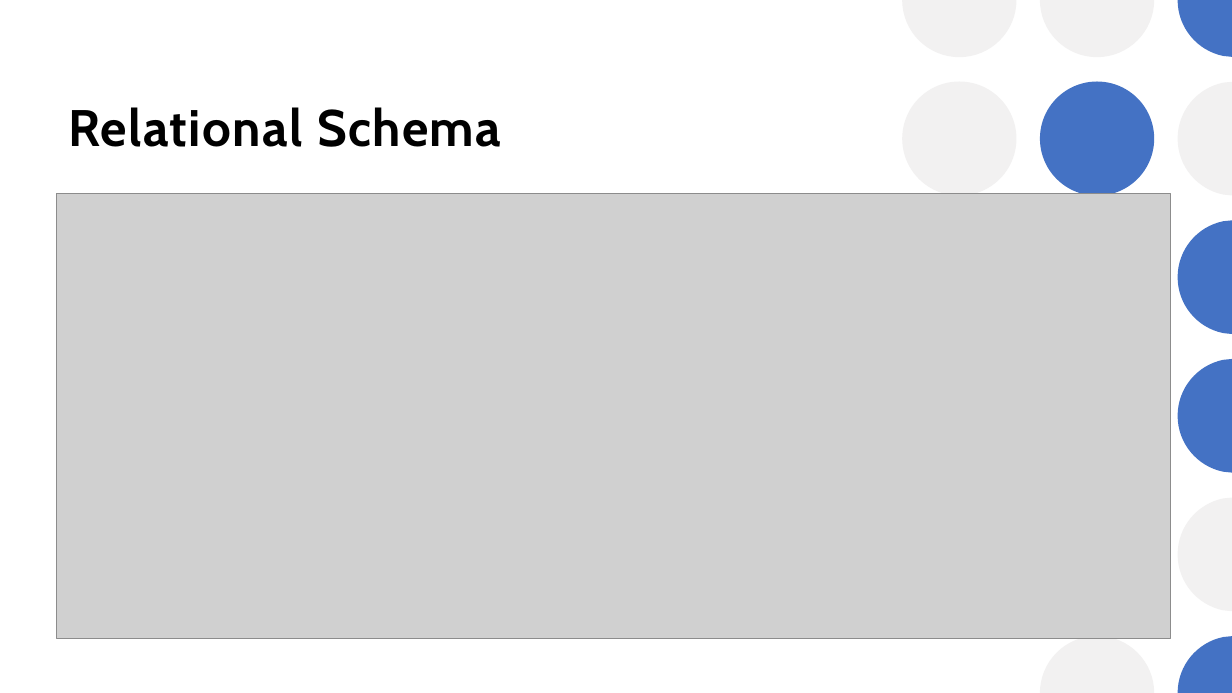
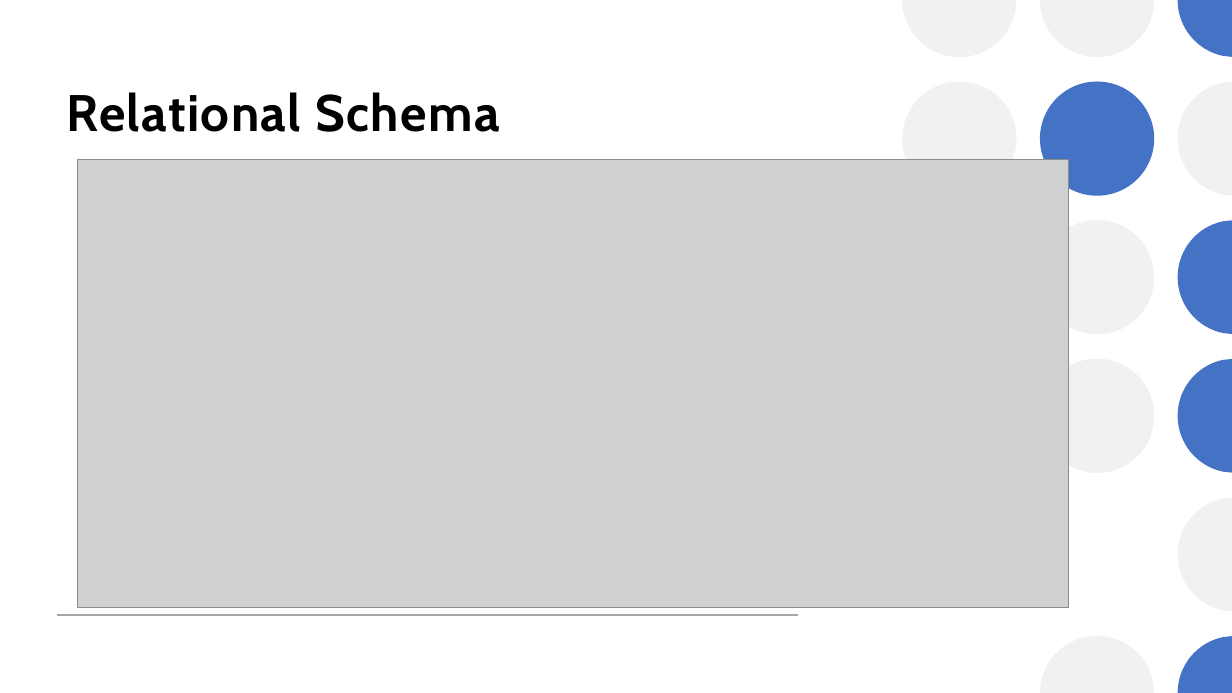
Before and after one commit to cnlhl/CSE111-project, a slide deck: slide 6 of Database System pj presentation.pptx. Drawn at 1232x693 pixels with LibreOffice and Linux fonts; fonts in the diff are those of the drawing; grey boxes stand for pictures. Boxes give left, top, right and bottom in pixels: in the first picture for what was removed or moved away, otherwise in the second. Text is boxed around its words. In the diff, an @@ line names an element or a change of style, - is before the commit and + after.

```diff
--- a/Database System pj presentation.pptx
+++ b/Database System pj presentation.pptx
@@ title "Relational Schema" moved from (x1=68, y1=107, x2=501, y2=147) to (x1=67, y1=92, x2=499, y2=132) @@
@@ picture resized from (x1=56, y1=193, x2=1171, y2=639) to (x1=78, y1=160, x2=1069, y2=608) @@
@@ ellipse added at (x1=1040, y1=220, x2=1154, y2=335), fill #F2F1F1 @@
@@ ellipse added at (x1=1040, y1=359, x2=1154, y2=473), fill #F2F1F1 @@
```
Also in this commit, not shown: 1 other slide changed, 2 other files.
